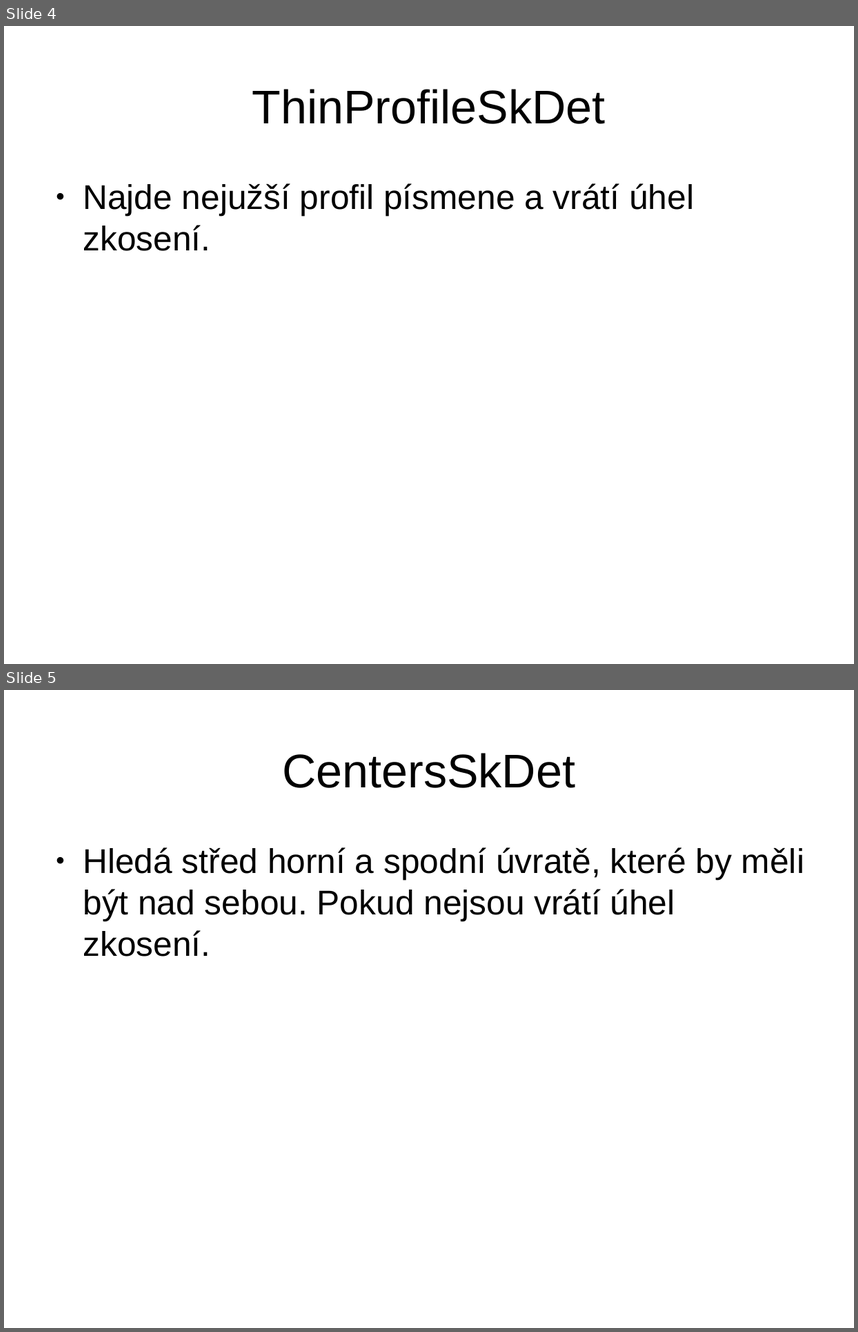
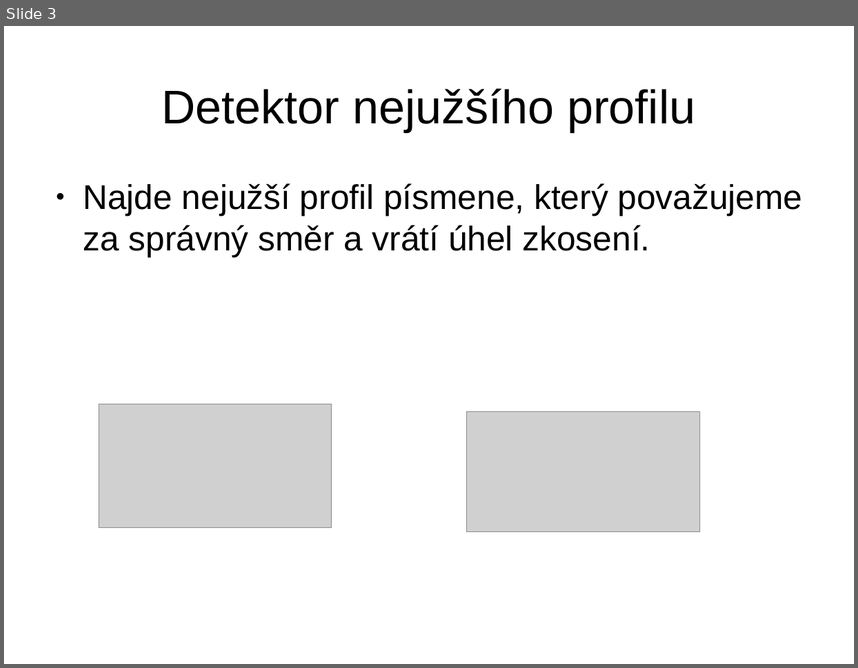
Before and after one commit to MichalBusta/skewDetection, a slide deck: doc/Skew_Detection.odp. Shown one above the other, each under a label of ours: slides 4 and 5 before the commit, slide 3 after it. The pictures are 858x1332 and 858x668 pixels, drawn with LibreOffice and Linux fonts; fonts in the diff are those of the drawing; grey boxes stand for pictures. Boxes give left, top, right and bottom in pixels: in the first picture for what was removed or moved away, otherwise in the second. Text is boxed around its words. In the diff, an @@ line names an element or a change of style, - is before the commit and + after.

```diff
--- a/doc/Skew_Detection.odp
+++ b/doc/Skew_Detection.odp
@@ slide 5 removed at [4,690,854,1328], background #FFFFFF @@
@@ title removed at [282,753,575,788] @@
-CentersSkDet
@@ text removed at [83,847,804,956] @@
-● Hledá střed horní a spodní úvratě, které by měli být nad sebou. Pokud nejsou vrátí úhel zkosení.
@@ what was slide 4 is now slide 3 @@
@@ slide 3 changed as well @@
@@ title at [161,88,695,132]: text changed @@
-ThinProfileSkDet
+Detektor nejužšího profilu
@@ text at [83,183,803,257]: text changed @@
-● Najde nejužší profil písmene a vrátí úhel zkosení.
+● Najde nejužší profil písmene, který považujeme za správný směr a vrátí úhel zkosení.
@@ picture added at [99,404,332,528] @@
@@ picture added at [467,412,700,531] @@
```
Also in this commit, not shown: 6 other slides changed, 1 slide added, 1 other slide removed.
